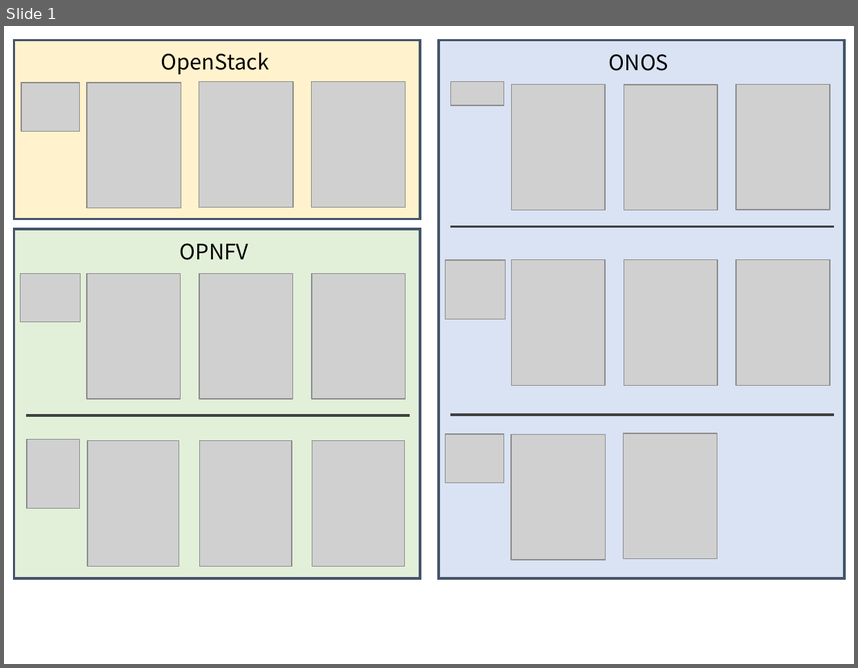
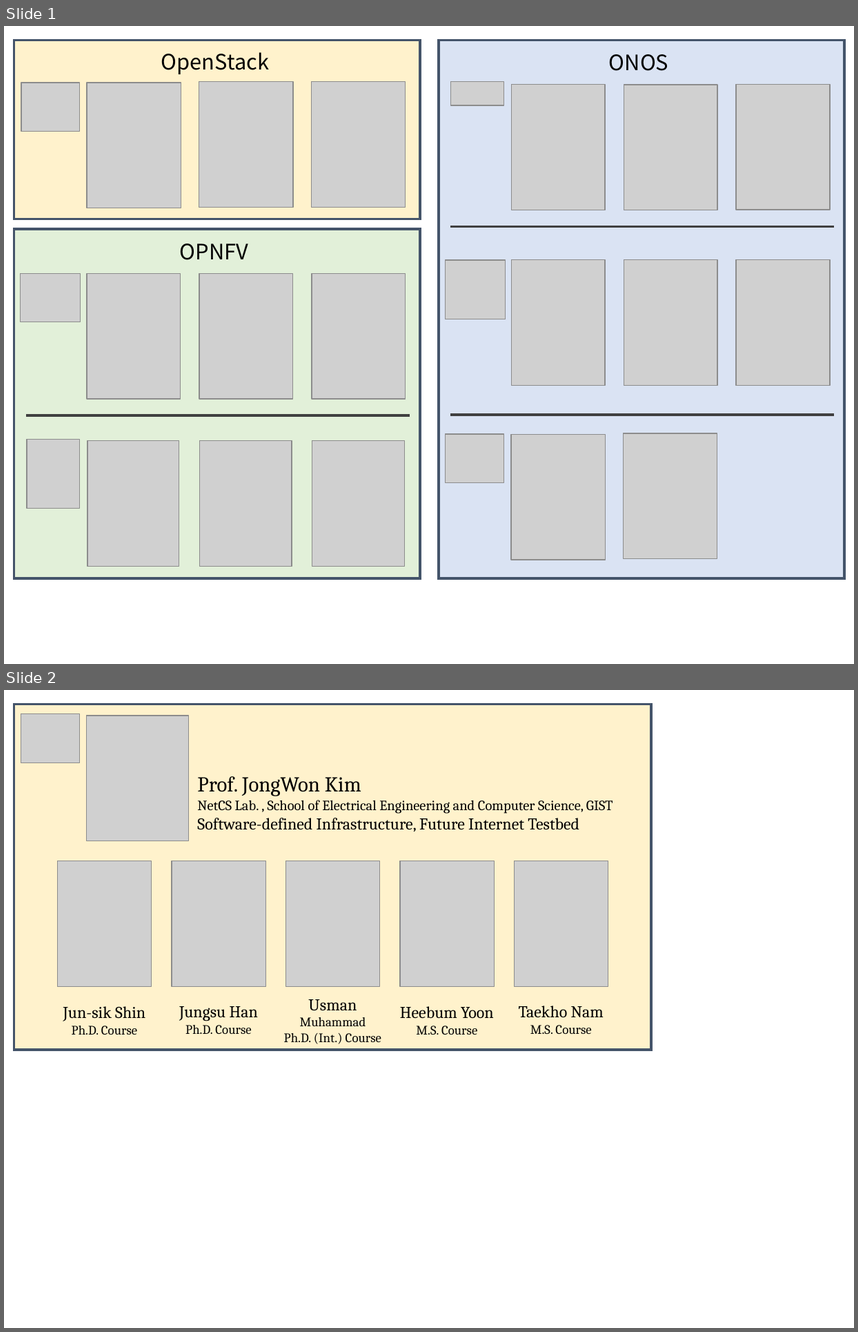
Before and after one commit to K-OpenNet/K-ONE, a slide deck: Participants/[16-17]Participants.pptx. Shown one above the other, each under a label of ours: slide 1 before the commit, slides 1 and 2 after it. The pictures are 858x668 and 858x1332 pixels, drawn with LibreOffice and Linux fonts; fonts in the diff are those of the drawing; grey boxes stand for pictures. Boxes give left, top, right and bottom in pixels: in the first picture for what was removed or moved away, otherwise in the second. Text is boxed around its words. In the diff, an @@ line names an element or a change of style, - is before the commit and + after.

```diff
--- a/Participants/[16-17]Participants.pptx
+++ b/Participants/[16-17]Participants.pptx
@@ slide 2 added at box(4, 690, 854, 1328), background #FFFFFF @@
@@ group added at box(14, 704, 652, 1049): 7 pictures, 6 texts, 1 rectangle @@
+Jun-sik Shin
+Ph.D. Course
+Jungsu Han
+Ph.D. Course
+Usman
+Muhammad
+Ph.D. (Int.) Course
+Heebum Yoon
+M.S. Course
+Taekho Nam
+M.S. Course
+Prof. JongWon Kim
+NetCS Lab. , School of Electrical Engineering and Computer Science, GIST
+Software-defined Infrastructure, Future Internet Testbed
```
